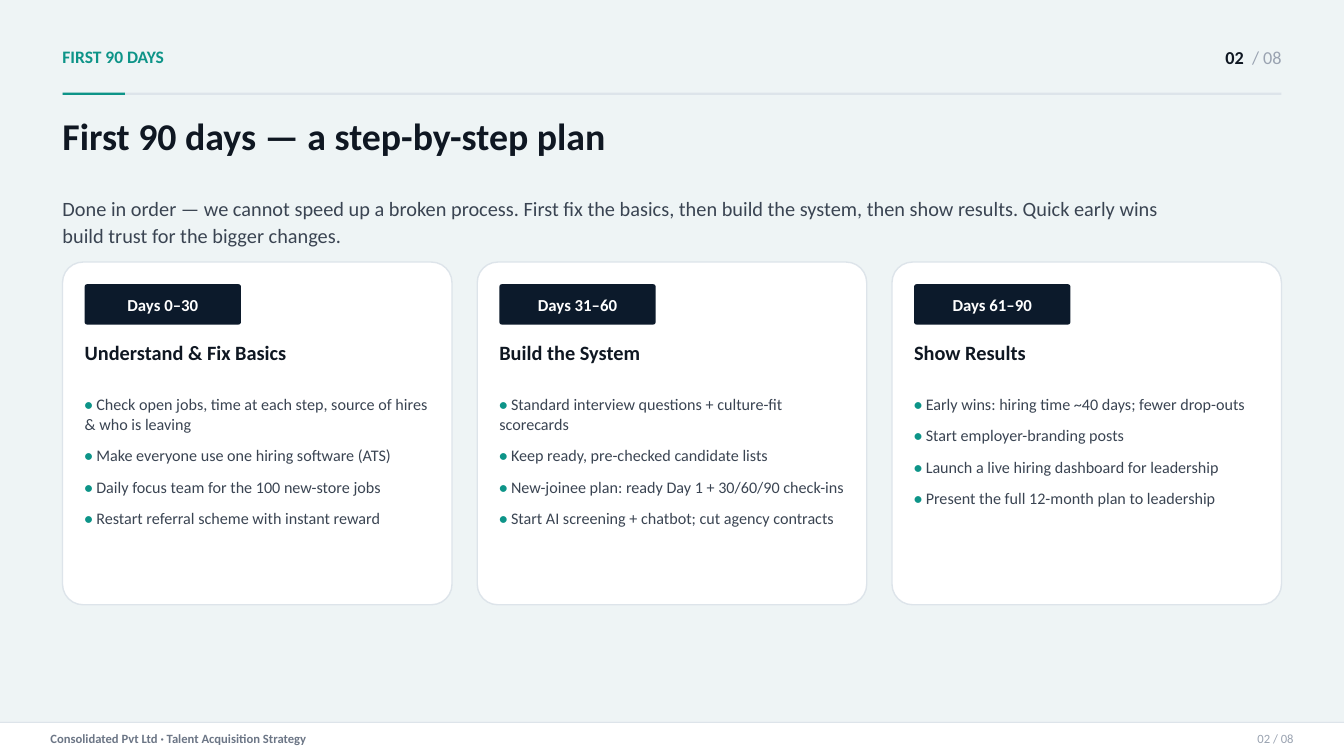
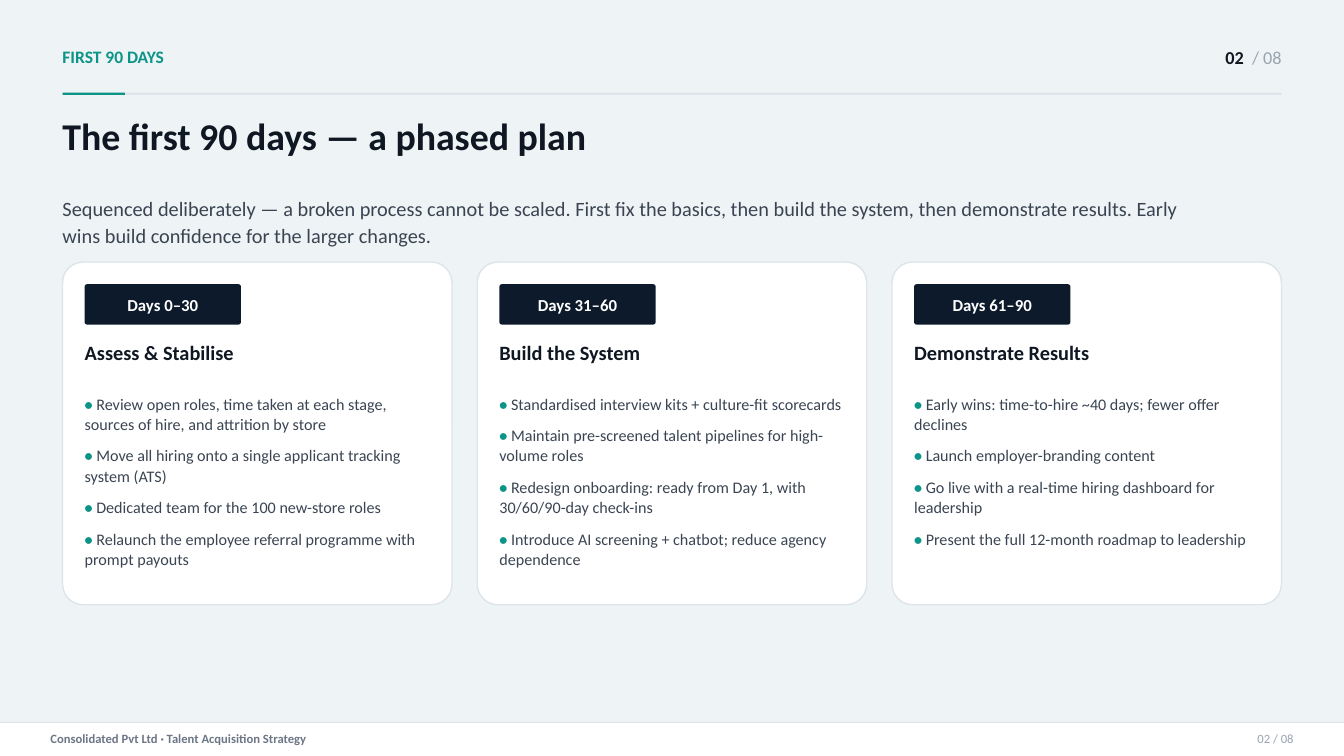
Before and after one commit to mi2arun/ta-strategy-consolidated, a slide deck: slide 3 of TA-Strategy.pptx. Drawn at 1344x756 pixels with LibreOffice and Linux fonts; fonts in the diff are those of the drawing. Boxes give left, top, right and bottom in pixels: in the first picture for what was removed or moved away, otherwise in the second. Text is boxed around its words. In the diff, an @@ line names an element or a change of style, - is before the commit and + after.

```diff
--- a/TA-Strategy.pptx
+++ b/TA-Strategy.pptx
@@ text at <box>62,123,586,156</box>: text changed @@
-First 90 days — a step-by-step plan
+The first 90 days — a phased plan
@@ text at <box>62,202,1177,247</box>: text changed @@
-Done in order — we cannot speed up a broken process. First fix the basics, then build the system, then show results. Quick early wins build trust for the bigger changes.
+Sequenced deliberately — a broken process cannot be scaled. First fix the basics, then build the system, then demonstrate results. Early wins build confidence for the larger changes.
@@ text at <box>85,345,234,360</box>: text changed @@
-Understand & Fix Basics
+Assess & Stabilise
@@ text at <box>914,345,1089,360</box>: text changed @@
-Show Results
+Demonstrate Results
@@ text at <box>85,399,415,568</box>: text changed @@
-• Check open jobs, time at each step, source of hires & who is leaving
-• Make everyone use one hiring software (ATS)
-• Daily focus team for the 100 new-store jobs
-• Restart referral scheme with instant reward
+• Review open roles, time taken at each stage, sources of hire, and attrition by store
+• Move all hiring onto a single applicant tracking system (ATS)
+• Dedicated team for the 100 new-store roles
+• Relaunch the employee referral programme with prompt payouts
@@ text at <box>499,399,842,568</box>: text changed @@
-• Standard interview questions + culture-fit scorecards
-• Keep ready, pre-checked candidate lists
-• New-joinee plan: ready Day 1 + 30/60/90 check-ins
-• Start AI screening + chatbot; cut agency contracts
+• Standardised interview kits + culture-fit scorecards
+• Maintain pre-screened talent pipelines for high-volume roles
+• Redesign onboarding: ready from Day 1, with 30/60/90-day check-ins
+• Introduce AI screening + chatbot; reduce agency dependence
@@ text at <box>914,399,1246,548</box>: text changed @@
-• Early wins: hiring time ~40 days; fewer drop-outs
-• Start employer-branding posts
-• Launch a live hiring dashboard for leadership
-• Present the full 12-month plan to leadership
+• Early wins: time-to-hire ~40 days; fewer offer declines
+• Launch employer-branding content
+• Go live with a real-time hiring dashboard for leadership
+• Present the full 12-month roadmap to leadership
```
Also in this commit, not shown: 9 other slides changed, 3 other files.
